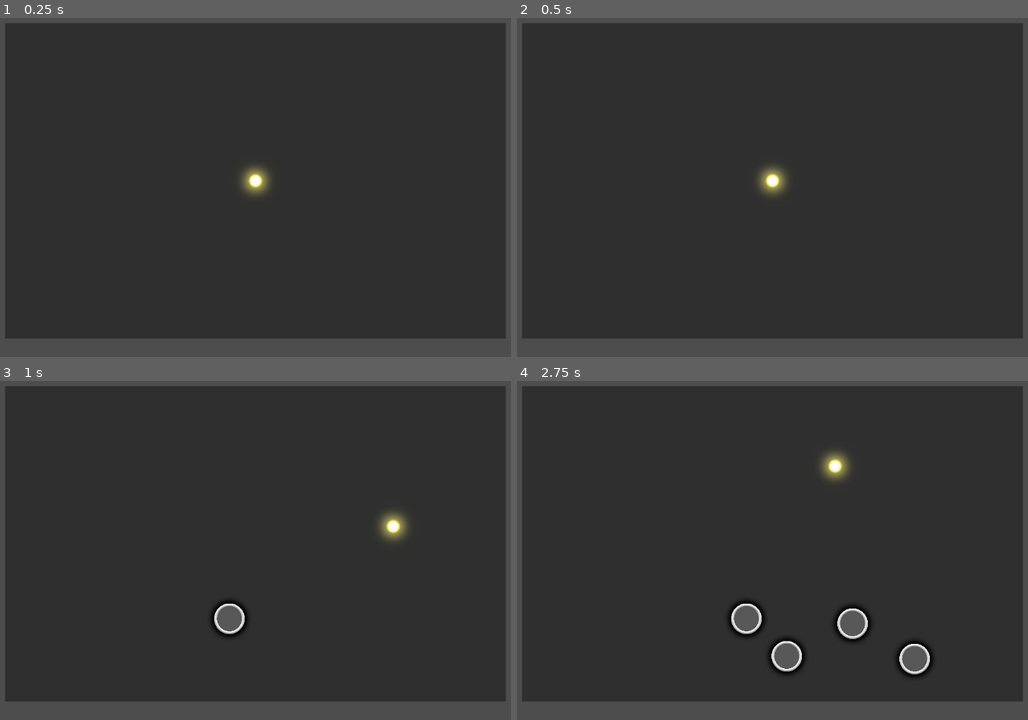
Above: before the commit, frames 1-4 (two rows, left to right).
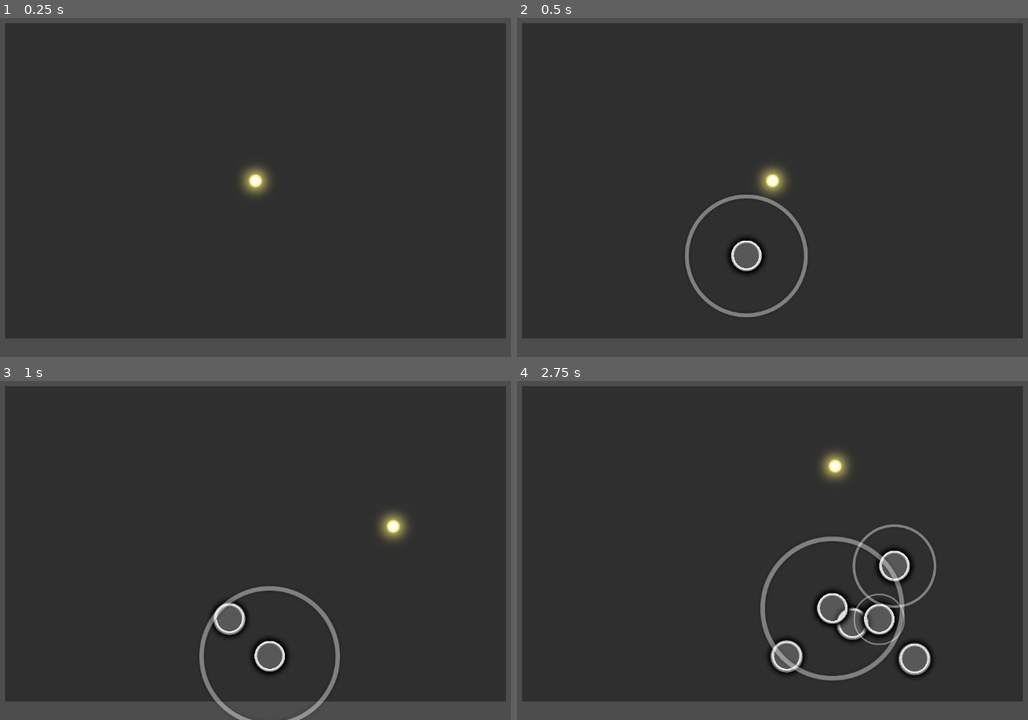
Above: after the commit, the same moments.

Repository: naixsu/Osu-Thingy
Game: Godot game, scene res://Scenes/Main.tscn
Same seed, same stepped clock (60 frames per second), same inputs: the game is played once before the commit and once after it. Sound files missing from this copy of the repository are replaced by a short silence.
Inputs (mouse positions are in pixels of both pictures, inside the frame that each line leads up to):
- Up to frame 1 (0.25 s): no input
- Up to frame 2 (0.5 s): no input
- Up to frame 3 (1 s): move the mouse to (393, 526) at 0.52 s
- Up to frame 4 (2.75 s): move the mouse to (644, 560) at 1.27 s; move the mouse to (833, 465) at 2.02 s

Frame 1 is identical in both runs. In frame 2, 1.5% of the frame differs, in the area x 32-57%, y 52-89%; in frame 3, 1.7%; in frame 4, 4.1%, in the area x 41-83%, y 42-89%.

Commit message:
Kind of working approach circle

Diff:
--- /dev/null
+++ b/Autoload/SoundManager.gd
@@ -0,0 +1,3 @@
+extends Node
+
+@onready var hitSound = $HitSound
--- /dev/null
+++ b/Autoload/SoundManager.tscn
@@ -0,0 +1,11 @@
+[gd_scene load_steps=3 format=3 uid="uid://bkwpqvfhlfxiq"]
+
+[ext_resource type="Script" path="res://Autoload/SoundManager.gd" id="1_q8v6o"]
+[ext_resource type="AudioStream" uid="uid://xbas7k5myvy2" path="res://Assets/HitSound.wav" id="2_m5mrh"]
+
+[node name="SoundManager" type="Node2D"]
+script = ExtResource("1_q8v6o")
+
+[node name="HitSound" type="AudioStreamPlayer2D" parent="."]
+stream = ExtResource("2_m5mrh")
+volume_db = -10.0
--- a/Scenes/Cursor.tscn
+++ b/Scenes/Cursor.tscn
@@ -27,3 +27,4 @@
 volume_db = -10.0
 
 [connection signal="area_entered" from="Area2D" to="." method="_on_area_2d_area_entered"]
+[connection signal="area_exited" from="Area2D" to="." method="_on_area_2d_area_exited"]
--- a/Scenes/Note.tscn
+++ b/Scenes/Note.tscn
@@ -23,7 +23,6 @@
 shape = SubResource("CircleShape2D_5xifv")
 
 [node name="ApproachCircle" type="Sprite2D" parent="."]
-visible = false
 self_modulate = Color(1, 1, 1, 0.392157)
 scale = Vector2(0.5, 0.5)
 texture = ExtResource("3_rsikp")
@@ -35,6 +34,9 @@
 one_shot = true
 
 [node name="ApproachCircleTimer" type="Timer" parent="Timers"]
+one_shot = true
 
 [connection signal="area_entered" from="Area2D" to="." method="_on_area_2d_area_entered"]
+[connection signal="area_exited" from="Area2D" to="." method="_on_area_2d_area_exited"]
 [connection signal="timeout" from="Timers/QueueFreeTimer" to="." method="_on_queue_free_timer_timeout"]
+[connection signal="timeout" from="Timers/ApproachCircleTimer" to="." method="_on_approach_circle_timer_timeout"]
--- a/Scripts/Cursor.gd
+++ b/Scripts/Cursor.gd
@@ -2,17 +2,4 @@
 
 @onready var audio = $AudioStreamPlayer2D
 
-# Called when the node enters the scene tree for the first time.
-func _ready():
-	pass # Replace with function body.
-
-
-# Called every frame. 'delta' is the elapsed time since the previous frame.
-func _process(delta):
-	pass
-
-
-
-func _on_area_2d_area_entered(area):
-	if area.get_parent().is_in_group("Note") and area.get_parent().clickable:
-		audio.play()
+var mouseInArea : bool = false
--- a/Scripts/Main.gd
+++ b/Scripts/Main.gd
@@ -30,6 +30,7 @@
 var slider : bool = false
 var sliderIndex : int = 0
 var sliderObj : Dictionary
+var hitObjStart : float = 607.0
 
 # Called when the node enters the scene tree for the first time.
 func _ready():
@@ -48,7 +49,7 @@
 	songTimer.wait_time = songLength / 1000
 	songTimer.start()
 	#place_obects(metadata["HitObjects"])
-	print(metadata["HitObjects"].size())
+	#print(metadata["HitObjects"].size())
 
 func _process(_delta):
 	update_cursor_position()
@@ -64,14 +65,25 @@
 
 	timeElapsed += delta
 	timeMS = int(timeElapsed * 1000)
-	timeDifference = abs(timeMS - metadata["HitObjects"][index]["time"])
+	var objTime = metadata["HitObjects"][index]["time"]
+	# using an offset here to start the approach circle
+	# 607ms is achieved by getting the time the moment a
+	# hitobject is visible in 1/16 beat
+	var timeOffset = objTime - hitObjStart
+	timeDifference = abs(timeMS - timeOffset)
 
 	#print(timeMS)
 
 	if timeDifference <= threshold:
-		#print("timeDifference ", timeDifference, " objTime ", metadata["HitObjects"][index]["time"])
+		print("timeDifference ", timeDifference)
 		place_single_object(metadata["HitObjects"][index])
 		index += 1
+
+	#if timeDifference <= threshold:
+		#print("timeDifference ", timeDifference, " objTime ", metadata["HitObjects"][index]["time"], " offset ", metadata["HitObjects"][index]["time"] - 588)
+		#place_single_object(metadata["HitObjects"][index])
+		#index += 1
+
 
 	#if slider:
 		#place_slider()
@@ -226,12 +238,15 @@
 
 	var note = Note.instantiate()
 	noteGroup.add_child(note)
+	note.approachRate = metadata["Difficulty"]["ApproachRate"].to_float()
+	note.approachCircleTimer.wait_time = hitObjStart / 1000
+	#note.queueFreeTimer.wait_time = 1
 	# this could be optimized by making autostart on
 	# each timers true but i decided to stick with
 	# using the start() method
 	note.queueFreeTimer.start()
 	note.approachCircleTimer.start()
-	note.approachRate = metadata["Difficulty"]["ApproachRate"].to_float()
+
 	note.global_position = scaledXY
 	note.scale = Vector2(circleSize - 1, circleSize - 1)
 
--- a/Scripts/Note.gd
+++ b/Scripts/Note.gd
@@ -4,21 +4,35 @@
 @onready var approachCircleTimer : Timer = $Timers/ApproachCircleTimer
 @onready var approachCircle : Sprite2D = $ApproachCircle
 
-var clickable : bool = true
+var clickable : bool = false
 var approachRate : float = 0.0
+var mouseInArea : bool = false
+
+func _process(_delta):
+	if mouseInArea and clickable:
+		SoundManager.hitSound.play()
+		queue_free()
 
 func _physics_process(_delta):
-	#var timer_progress = 1.0 - (approachCircleTimer.time_left / approachCircleTimer.wait_time)
+	var timer_progress = 1.0 - (approachCircleTimer.time_left / approachCircleTimer.wait_time)
 	#var scaled_progress = timer_progress * approachRate
-	#var new_scale = lerp(0.5, 0.1, scaled_progress)
-	#approachCircle.scale = Vector2(new_scale, new_scale)
-
-	pass
+	var new_scale = lerp(0.5, 0.1, timer_progress)
+	approachCircle.scale = Vector2(new_scale, new_scale)
 
 
 func _on_area_2d_area_entered(area):
-	if area.get_parent().is_in_group("Cursor") and clickable:
-		queue_free()
+	#if area.get_parent().is_in_group("Cursor") and clickable:
+		#queue_free()
+	if area.get_parent().is_in_group("Cursor"):
+		mouseInArea = true
 
 func _on_queue_free_timer_timeout():
 	queue_free()
+
+func _on_approach_circle_timer_timeout():
+	clickable = true
+
+
+func _on_area_2d_area_exited(area):
+	if area.get_parent().is_in_group("Cursor"):
+		mouseInArea = false
--- a/project.godot
+++ b/project.godot
@@ -15,6 +15,10 @@
 config/features=PackedStringArray("4.2", "Mobile")
 config/icon="res://icon.svg"
 
+[autoload]
+
+SoundManager="*res://Autoload/SoundManager.tscn"
+
 [rendering]
 
 renderer/rendering_method="mobile"
